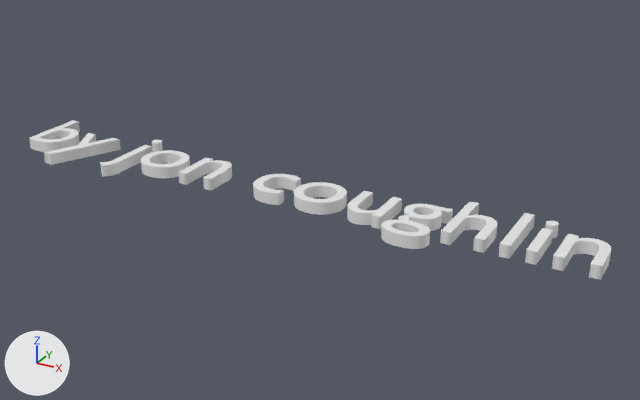
The Blender file Assets/Models/3DText/ByJonCoughlin.blend, before and after one commit.
Camera for both pictures: a 50 mm lens placed at (34.6, -54.4, 28.0), pointed at (2.9, 3.2, -0.8). Lighting does not change. The marker at lower left points along +X, +Y and +Z. Text is drawn in Blender's own font.

The older version as bpy lines, for what is in view:
```python
txt_text = bpy.data.curves.new('Text', 'FONT')
txt_text.body = 'by jon coughlin'
txt_text.extrude = 0.5
txt_text.align_x = 'CENTER'
txt_text.size = 8.63
ob_text = bpy.data.objects.new('Text', txt_text)
ob_text.location = (0.0, 0.0, 0.0)
```
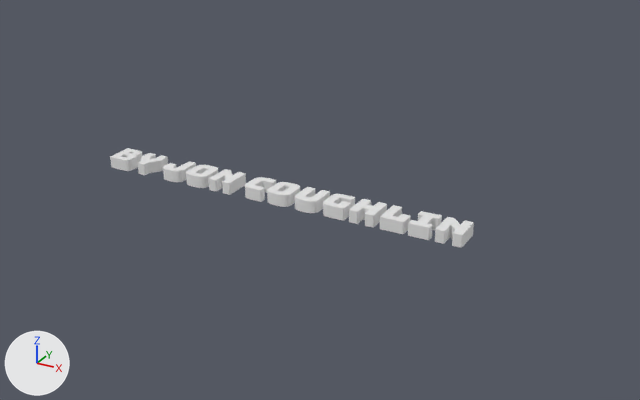
Where the change shows, as pixel boxes [x1, y1, x2, y2] in the pictures (640 x 400 px):
'Text', reshaped (37% narrower, 37% shorter)
    before: [29, 120, 611, 280]
    after: [110, 148, 474, 248]

The change, as a diff of the scene's bpy script:
```diff
--- a/Assets/Models/3DText/ByJonCoughlin.blend.py
+++ b/Assets/Models/3DText/ByJonCoughlin.blend.py
@@ me_mesh @@
+me_mesh.from_pydata(...)  # 12092 vertices, 9033 faces; spans x -16.1..16.1, y -0.1..2.5, z -0.5..0.5
@@ ob_text @@
-ob_text = bpy.data.objects.new('Text', txt_text)
+ob_text = bpy.data.objects.new('Text', me_mesh)
 ob_text.location = (0.0, 0.0, 0.0)
```
